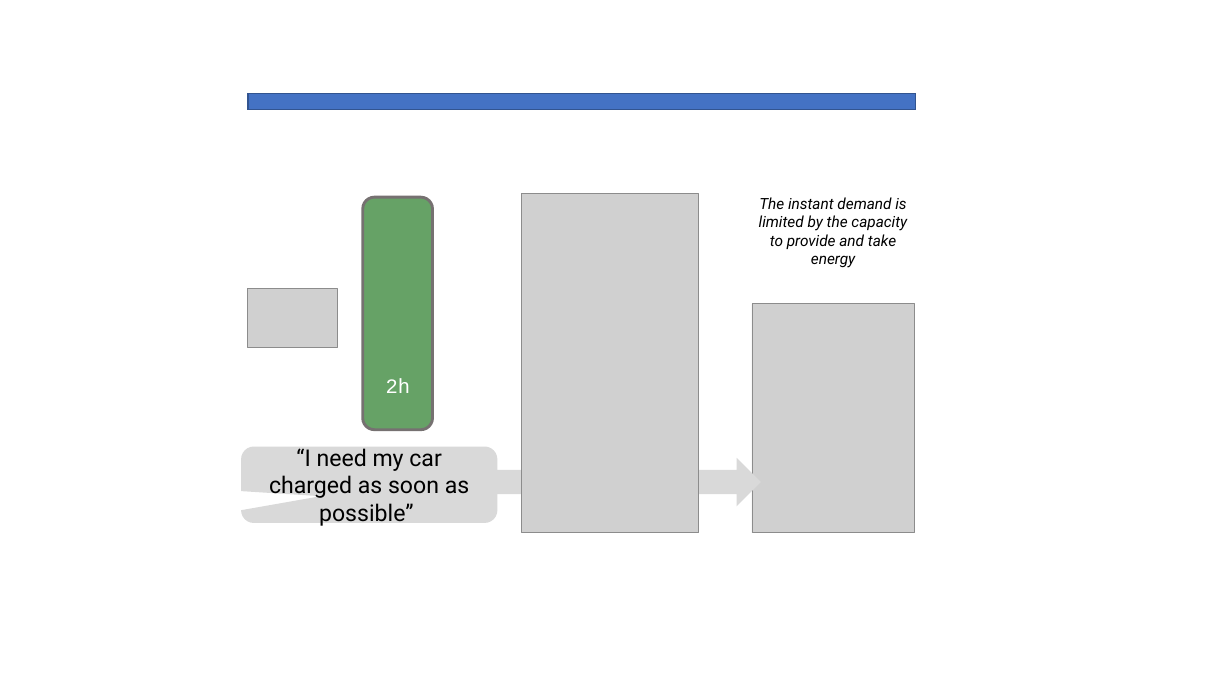
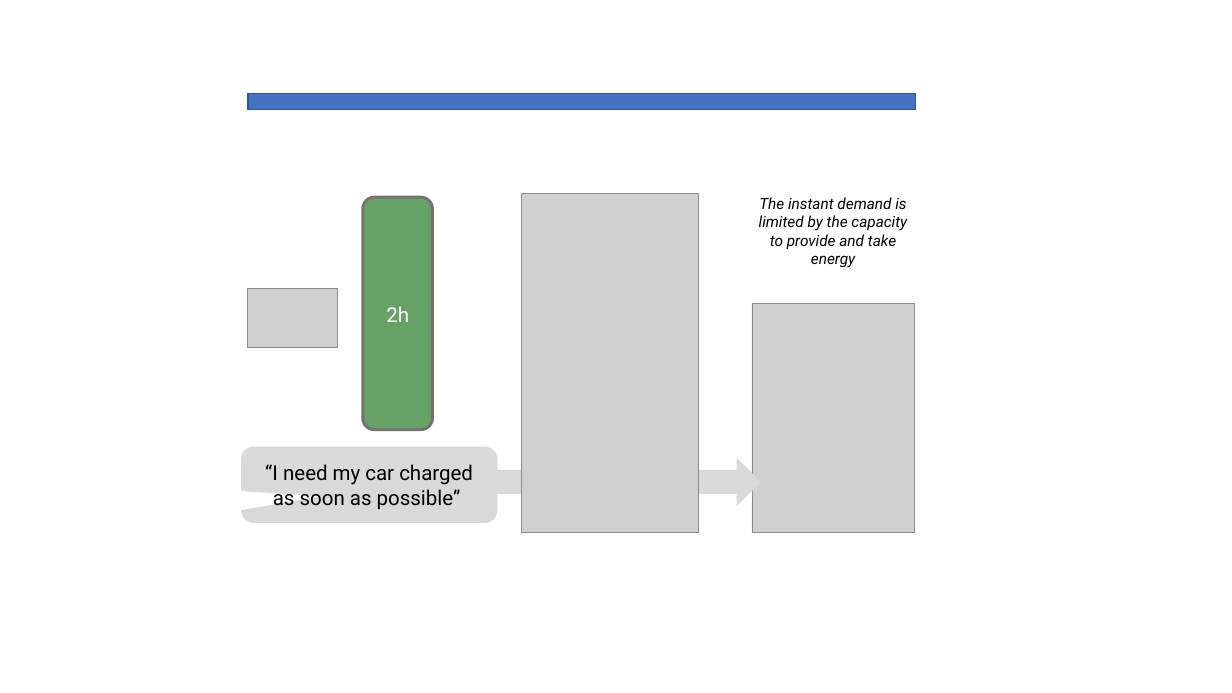
Before and after one commit to cvmartin/eflows.site, a slide deck: slide 11 of support/support_eflows.pptx. Drawn at 1232x693 pixels with LibreOffice and Linux fonts; fonts in the diff are those of the drawing; grey boxes stand for pictures. Boxes give left, top, right and bottom in pixels: in the first picture for what was removed or moved away, otherwise in the second. Text is boxed around its words. In the diff, an @@ line names an element or a change of style, - is before the commit and + after.

```diff
--- a/support/support_eflows.pptx
+++ b/support/support_eflows.pptx
@@ text "2h": place and size @@
-text "2h" at <box>386,378,411,393</box>
+text "2h" at <box>386,306,409,322</box>
@@ text "2h" at <box>386,306,409,322</box>: font Courier New to Roboto @@
@@ rounded speech box "“I need my car charged ..." at <box>241,446,497,523</box>: size 18 to 16 pt @@
```
Also in this commit, not shown: 1 other slide changed, 5 other files.
